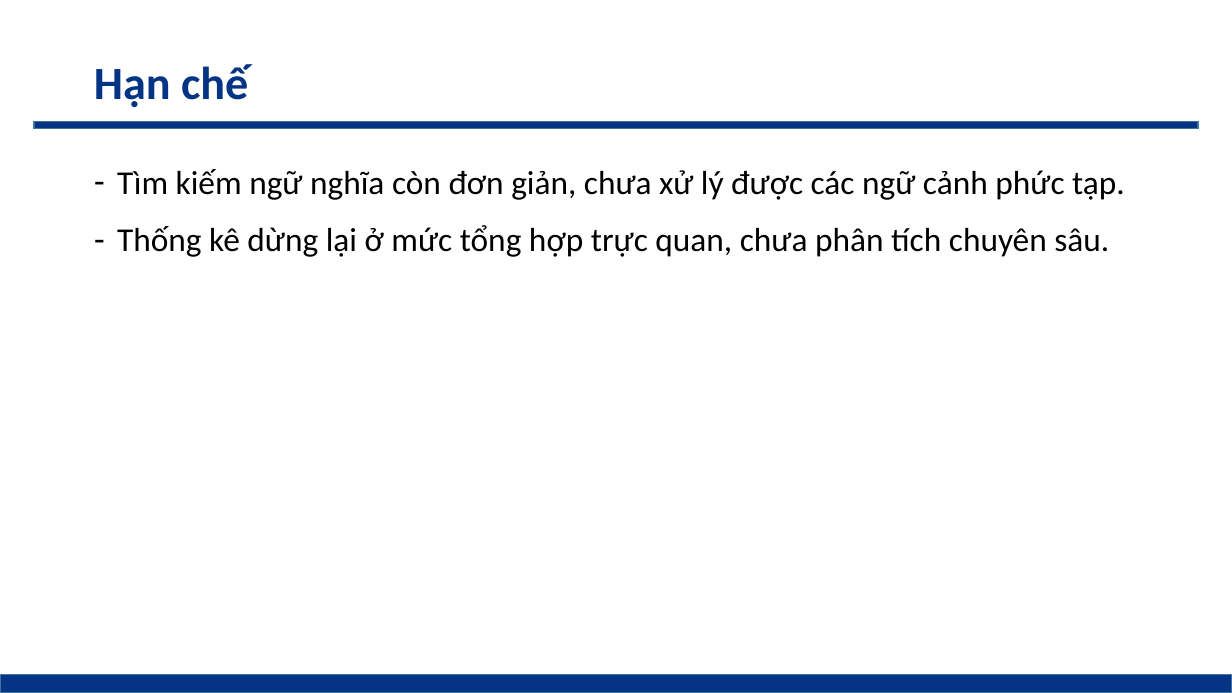
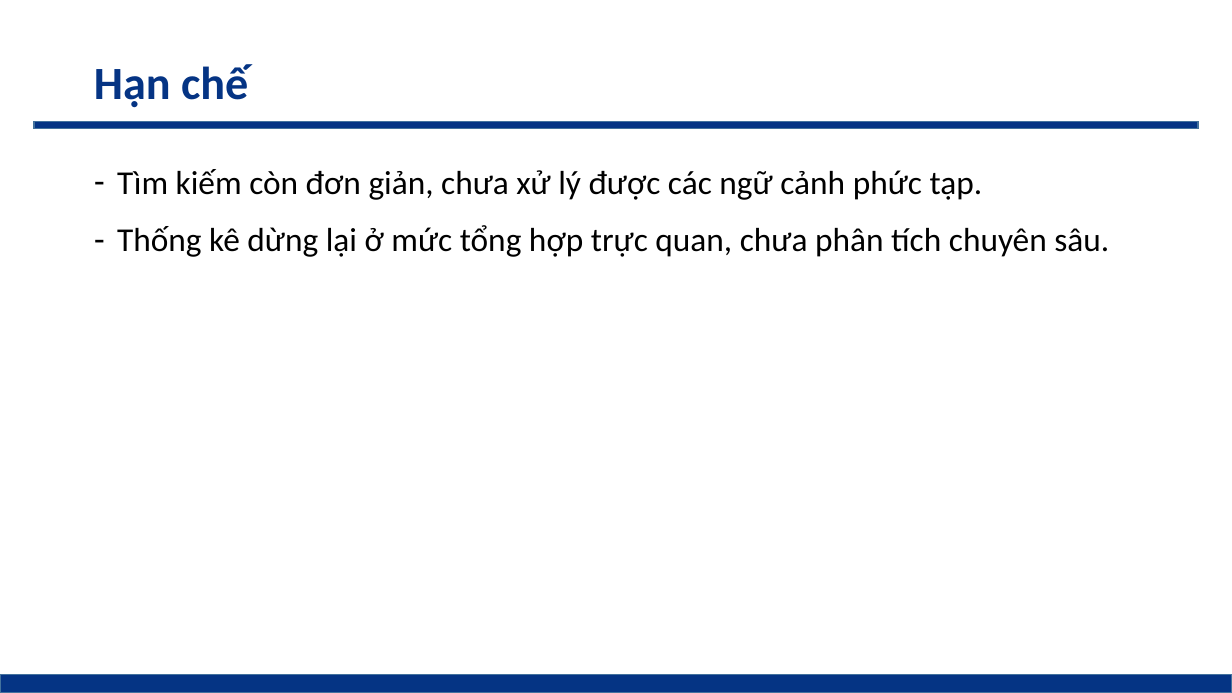
Before and after one commit to phamthevinhtv/tn-da22ttc-110122208-phamthevinh-quanlyskkn, a slide deck: slide 9 of docs/110122208_PhamTheVinh_Slide_DATN.pptx. Drawn at 1232x693 pixels with LibreOffice and Linux fonts; fonts in the diff are those of the drawing. Boxes give left, top, right and bottom in pixels: in the first picture for what was removed or moved away, otherwise in the second. Text is boxed around its words. In the diff, an @@ line names an element or a change of style, - is before the commit and + after.

Commit message:
Update

```diff
--- a/docs/110122208_PhamTheVinh_Slide_DATN.pptx
+++ b/docs/110122208_PhamTheVinh_Slide_DATN.pptx
@@ text at <box>117,169,983,200</box>: text changed @@
-– Tìm kiếm ngữ nghĩa còn đơn giản, chưa xử lý được các ngữ cảnh phức tạp.
+– Tìm kiếm còn đơn giản, chưa xử lý được các ngữ cảnh phức tạp.
```
Also in this commit, not shown: 3 other slides changed.
